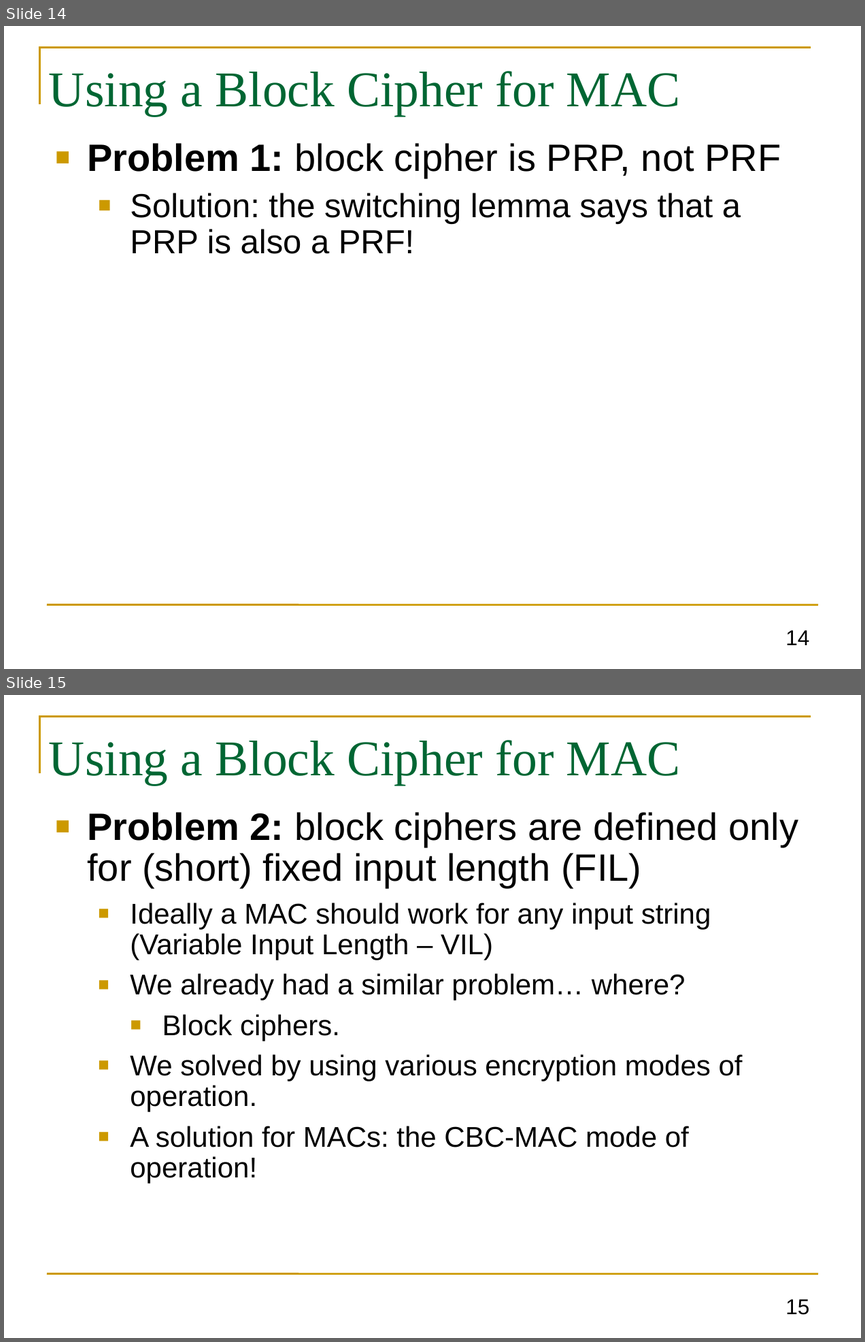
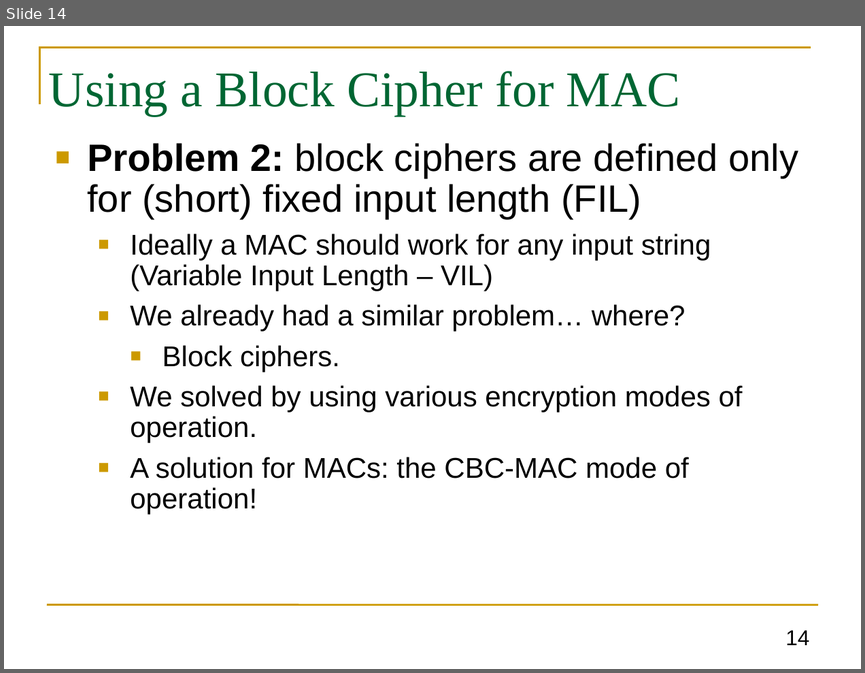
Before and after one commit to GhadaAlmashaqbeh/GhadaAlmashaqbeh.github.io, a slide deck: courses/cse3400-f2026/lecture5.pptx. Shown one above the other, each under a label of ours: slides 14 and 15 before the commit, slide 14 after it. The pictures are 865x1342 and 865x673 pixels, drawn with LibreOffice and Linux fonts; fonts in the diff are those of the drawing. Boxes give left, top, right and bottom in pixels: in the first picture for what was removed or moved away, otherwise in the second. Text is boxed around its words. In the diff, an @@ line names an element or a change of style, - is before the commit and + after.

```diff
--- a/courses/cse3400-f2026/lecture5.pptx
+++ b/courses/cse3400-f2026/lecture5.pptx
@@ slide 14 removed at bbox=[4, 26, 861, 669], background #FFFFFF; not listed: 2 template elements that a slide beside it also shows @@
@@ title removed at bbox=[49, 71, 680, 116] @@
-Using a Block Cipher for MAC
@@ text removed at bbox=[87, 143, 781, 254] @@
-■ Problem 1: block cipher is PRP, not PRF
-  ■ Solution: the switching lemma says that a PRP is also a PRF!
@@ page number removed at bbox=[785, 630, 809, 645] @@
-14
@@ what was slide 15 is now slide 14 @@
@@ page number at bbox=[785, 630, 809, 645]: text changed @@
-15
+14
```
Also in this commit, not shown: 17 slides changed, 1 other slide removed, 2 other files.
